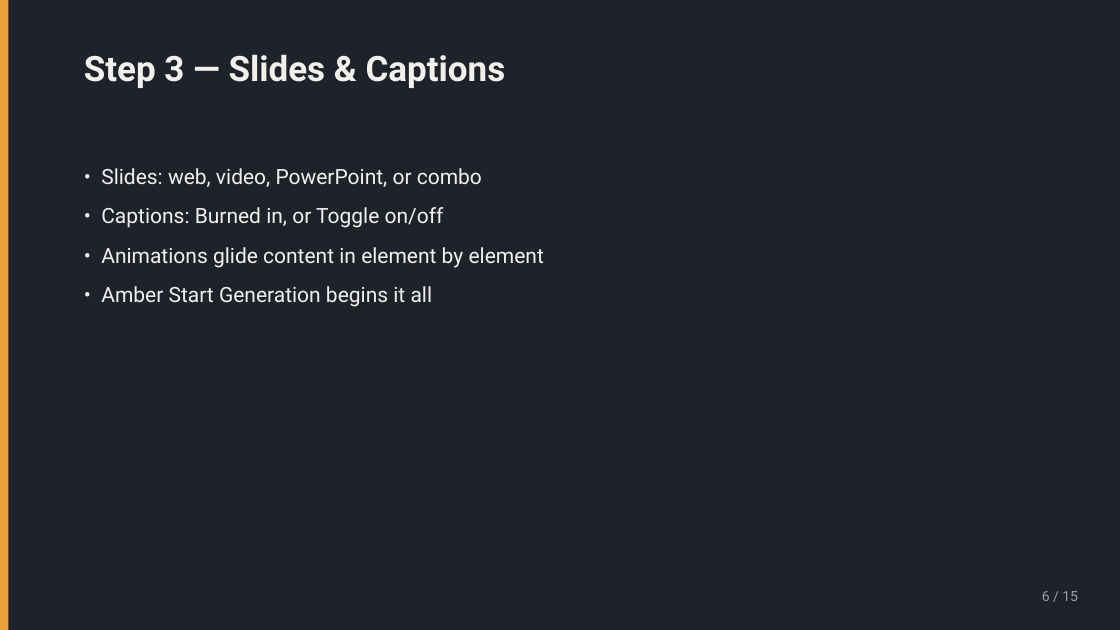
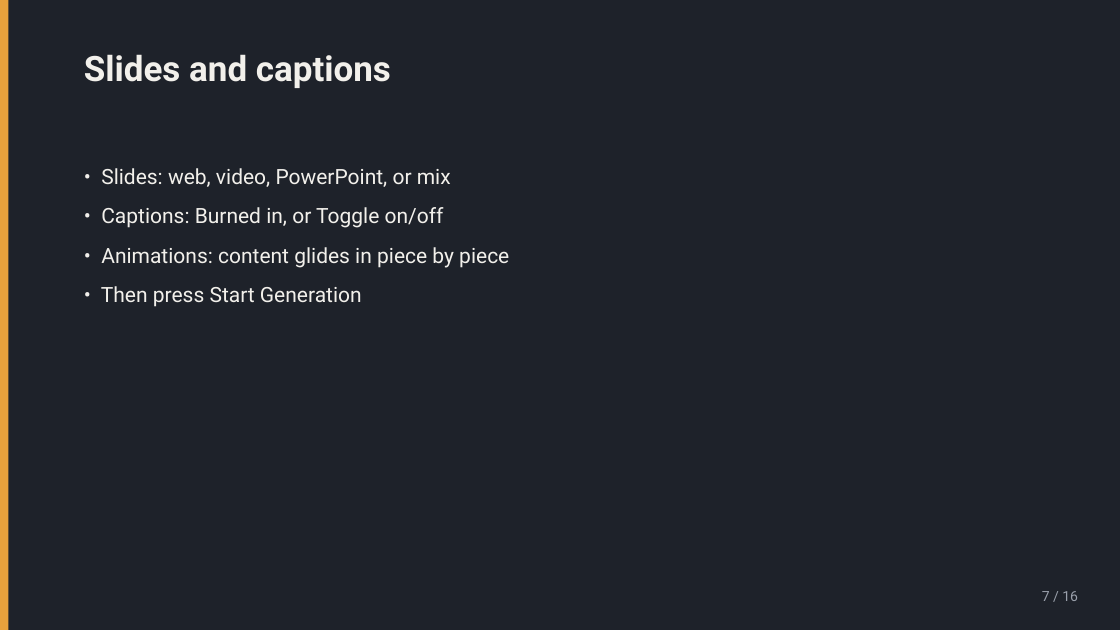
Before and after one commit to nikolaidk/voice, a slide deck: slide 7 of demo/data/14968b573e78/slides.pptx (slide 6 before the commit). Drawn at 1120x630 pixels with LibreOffice and Linux fonts; fonts in the diff are those of the drawing. Boxes give left, top, right and bottom in pixels: in the first picture for what was removed or moved away, otherwise in the second. Text is boxed around its words. In the diff, an @@ line names an element or a change of style, - is before the commit and + after.

```diff
--- a/demo/data/14968b573e78/slides.pptx
+++ b/demo/data/14968b573e78/slides.pptx
@@ text at (84,54,391,88): text changed @@
-Step 3 — Slides & Captions
+Slides and captions
@@ text at (101,168,451,187): text changed @@
-• Slides: web, video, PowerPoint, or combo
+• Slides: web, video, PowerPoint, or mix
@@ text at (101,247,509,307): text changed @@
-• Animations glide content in element by element
-• Amber Start Generation begins it all
+• Animations: content glides in piece by piece
+• Then press Start Generation
@@ text at (1042,591,1078,601): text changed @@
-6 / 15
+7 / 16
```
Also in this commit, not shown: 9 other slides changed, 6 slides added, 5 slides removed, 28 other files.
